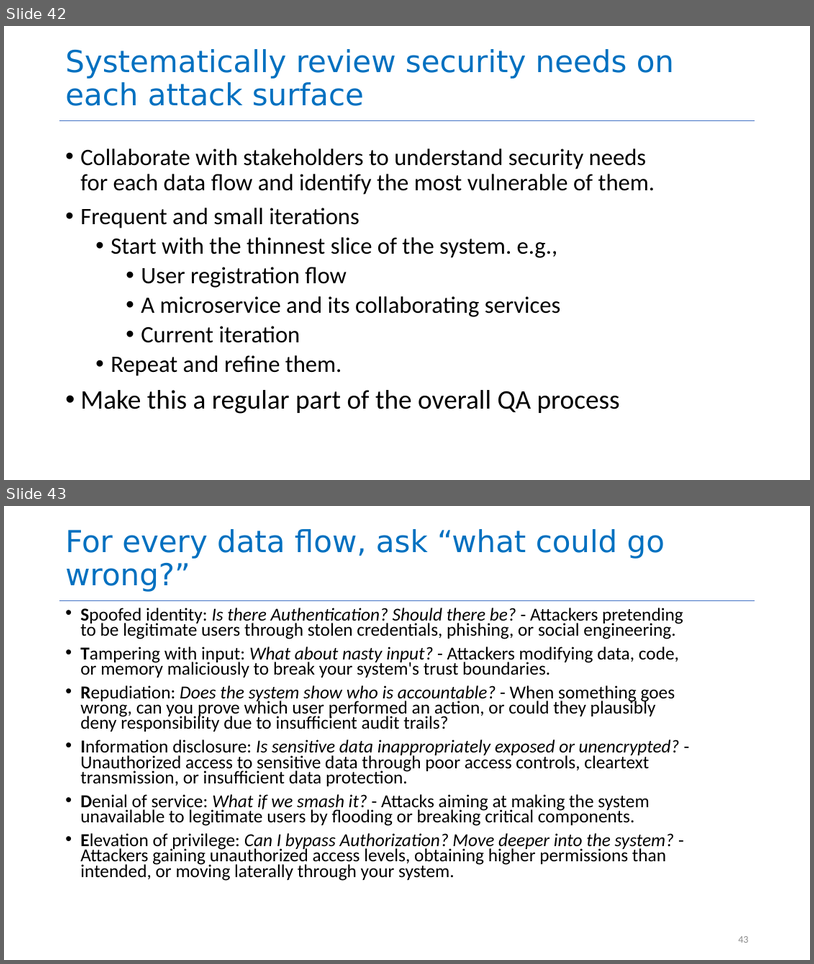
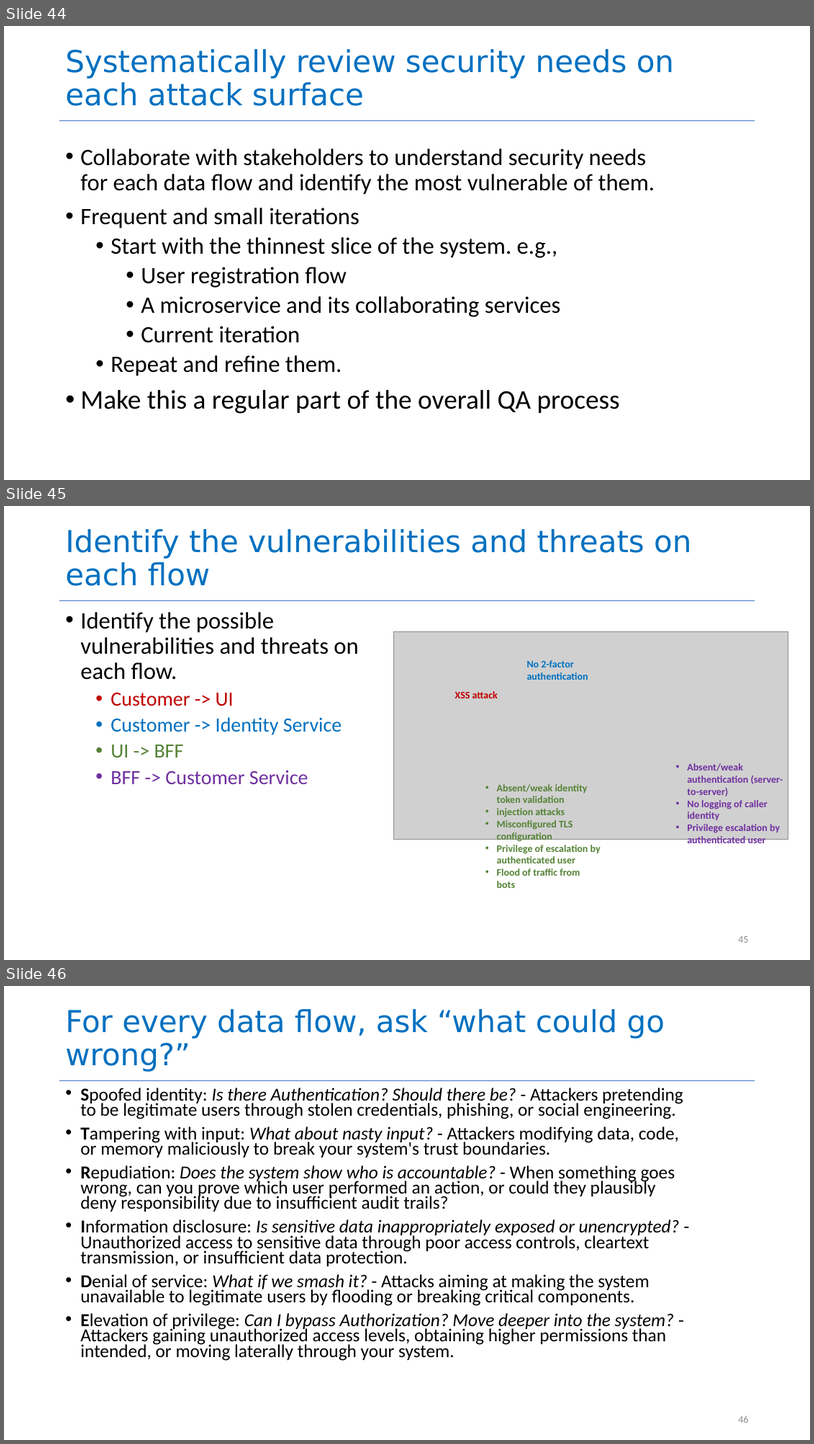
Before and after one commit to SalehKhatri/CS4530-Fall-2026, a slide deck: Slides/Module 13 Security.pptx. Shown one above the other, each under a label of ours: slides 42 and 43 before the commit, slides 44, 45 and 46 after it. The pictures are 814x964 and 814x1444 pixels, drawn with LibreOffice and Linux fonts; fonts in the diff are those of the drawing; grey boxes stand for pictures. Boxes give left, top, right and bottom in pixels: in the first picture for what was removed or moved away, otherwise in the second. Text is boxed around its words. In the diff, an @@ line names an element or a change of style, - is before the commit and + after.

Commit message:
added a couple of slides for better flow - m13

```diff
--- a/Slides/Module 13 Security.pptx
+++ b/Slides/Module 13 Security.pptx
@@ slide 45 added at (4,506,810,960), background #FFFFFF; not listed: 1 template element that a slide beside it also shows @@
@@ title added at (65,529,692,586), 36 pt, text #0070C0 @@
+Identify the vulnerabilities and threats on each flow
@@ text added at (80,612,358,784), 24 pt, text #000000 @@
+• Identify the possible vulnerabilities and threats on each flow.
+  • Customer -> UI
+  • Customer -> Identity Service
+  • UI -> BFF
+  • BFF -> Customer Service
@@ picture added at (394,631,790,839) @@
@@ text added at (527,660,589,680), 12 pt, text #0070C0, bold @@
+No 2-factor authentication
@@ text added at (455,691,498,698), 12 pt, text #C00000, bold @@
+XSS attack
@@ text added at (687,763,784,846), 12 pt, text #7030A0, bold @@
+• Absent/weak authentication (server-to-server)
+• No logging of caller identity
+• Privilege escalation by authenticated user
@@ text added at (497,784,601,888), 12 pt, text #548235, bold @@
+• Absent/weak identity token validation
+• injection attacks
+• Misconfigured TLS configuration
+• Privilege of escalation by authenticated user
+• Flood of traffic from bots
@@ page number added at (738,936,748,942), 12 pt, text #8C8C8C @@
+45
@@ what was slide 42 is now slide 44 @@
@@ what was slide 43 is now slide 46 @@
@@ page number at (738,1416,748,1422): text changed @@
-43
+46
```
Also in this commit, not shown: 2 slides changed, 2 other slides added, 1 slide removed, 1 other file.
